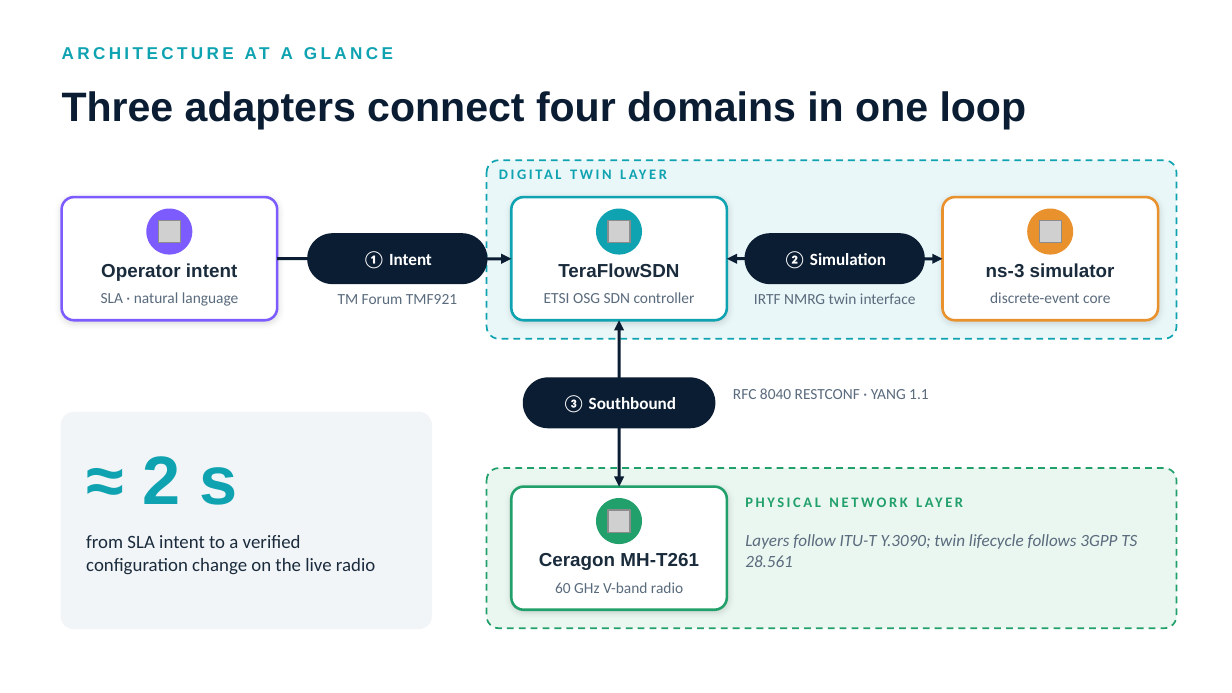
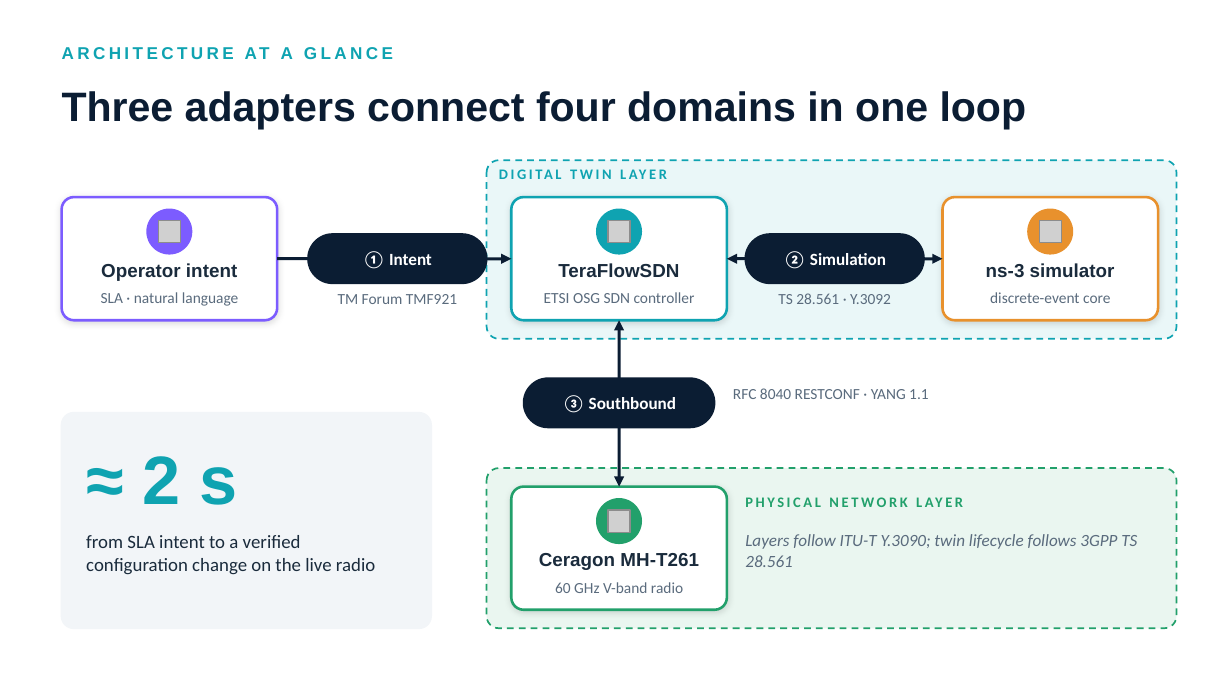
Before and after one commit to efidvir/MARL_code, a slide deck: slide 3 of presentations/digital_twin_adapters/Telecom_Digital_Twin_Adapters_and_Standards_v2.pptx. Drawn at 1232x693 pixels with LibreOffice and Linux fonts; fonts in the diff are those of the drawing; grey boxes stand for pictures. Boxes give left, top, right and bottom in pixels: in the first picture for what was removed or moved away, otherwise in the second. Text is boxed around its words. In the diff, an @@ line names an element or a change of style, - is before the commit and + after.

```diff
--- a/presentations/digital_twin_adapters/Telecom_Digital_Twin_Adapters_and_Standards_v2.pptx
+++ b/presentations/digital_twin_adapters/Telecom_Digital_Twin_Adapters_and_Standards_v2.pptx
@@ text at (x1=778, y1=293, x2=891, y2=304): text changed @@
-IRTF NMRG twin interface
+TS 28.561 · Y.3092
```
Also in this commit, not shown: 3 other slides changed, 1 slide added, 1 other file.
